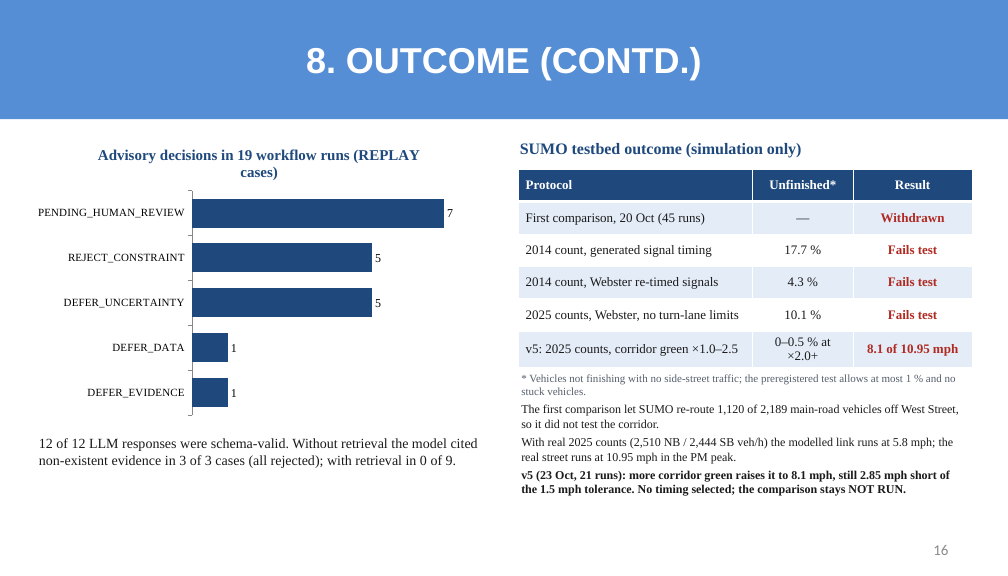
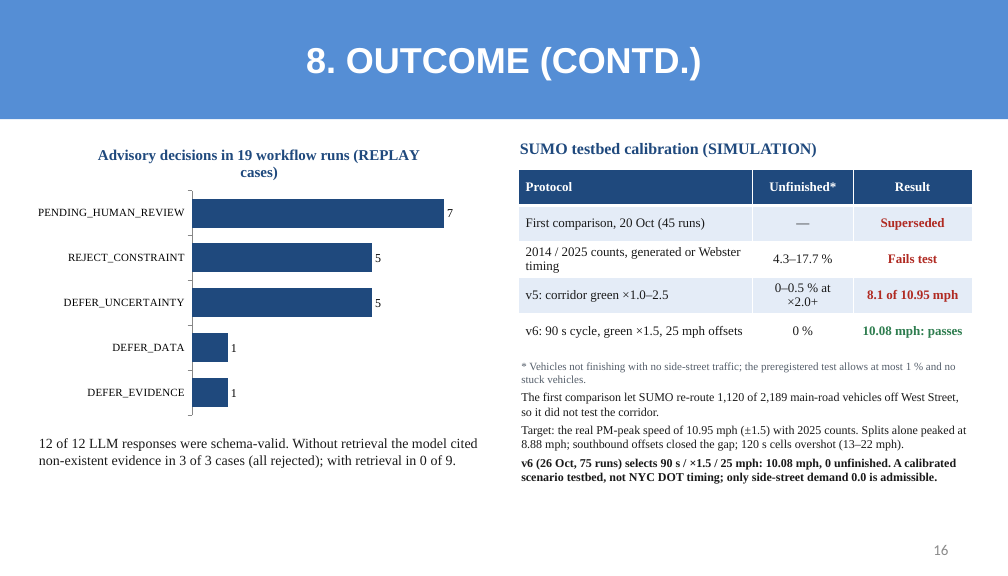
Before and after one commit to sricharansk/Major-Project, a slide deck: slide 16 of presentation/Final_Review_S_K_Sricharan_25MML1010.pptx. Drawn at 1008x576 pixels with LibreOffice and Linux fonts; fonts in the diff are those of the drawing. Boxes give left, top, right and bottom in pixels: in the first picture for what was removed or moved away, otherwise in the second. Text is boxed around its words. In the diff, an @@ line names an element or a change of style, - is before the commit and + after.

```diff
--- a/presentation/Final_Review_S_K_Sricharan_25MML1010.pptx
+++ b/presentation/Final_Review_S_K_Sricharan_25MML1010.pptx
@@ text at bbox=[520, 143, 817, 157]: text changed @@
-SUMO testbed outcome (simulation only)
+SUMO testbed calibration (SIMULATION)
@@ table at bbox=[518, 169, 972, 349] @@
-row 2: First comparison, 20 Oct (45 runs) | — | Withdrawn
-row 3: 2014 count, generated signal timing | 17.7 % | Fails test
-row 4: 2014 count, Webster re-timed signals | 4.3 % | Fails test
-row 5: 2025 counts, Webster, no turn-lane limits | 10.1 % | Fails test
-row 6: v5: 2025 counts, corridor green ×1.0–2.5 | 0–0.5 % at ×2.0+ | 8.1 of 10.95 mph
+row 2: First comparison, 20 Oct (45 runs) | — | Superseded
+row 3: 2014 / 2025 counts, generated or Webster timing | 4.3–17.7 % | Fails test
+row 4: v5: corridor green ×1.0–2.5 | 0–0.5 % at ×2.0+ | 8.1 of 10.95 mph
+row 5: v6: 90 s cycle, green ×1.5, 25 mph offsets | 0 % | 10.08 mph: passes
@@ text "* Vehicles not finishing with ...": place and size @@
-text "* Vehicles not finishing with ..." at bbox=[521, 374, 959, 496]
+text "* Vehicles not finishing with ..." at bbox=[521, 362, 967, 484]
@@ text at bbox=[521, 425, 967, 484]: text changed; bold off @@
-With real 2025 counts (2,510 NB / 2,444 SB veh/h) the modelled link runs at 5.8 mph; the real street runs at 10.95 mph in the PM peak.
-v5 (23 Oct, 21 runs): more corridor green raises it to 8.1 mph, still 2.85 mph short of the 1.5 mph tolerance. No timing selected; the comparison stays NOT RUN.
+Target: the real PM-peak speed of 10.95 mph (±1.5) with 2025 counts. Splits alone peaked at 8.88 mph; southbound offsets closed the gap; 120 s cells overshot (13–22 mph).
+v6 (26 Oct, 75 runs) selects 90 s / ×1.5 / 25 mph: 10.08 mph, 0 unfinished. A calibrated scenario testbed, not NYC DOT timing; only side-street demand 0.0 is admissible.
```
Also in this commit, not shown: 11 other slides changed, 7 other files.
